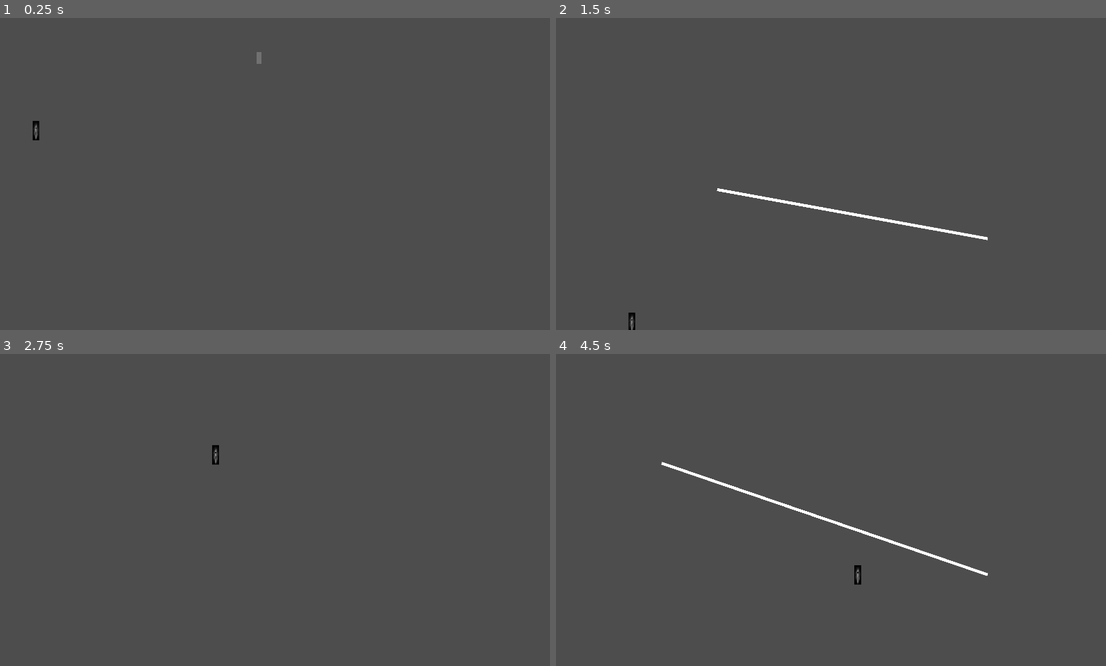
Above: before the commit, frames 1-4 (two rows, left to right).
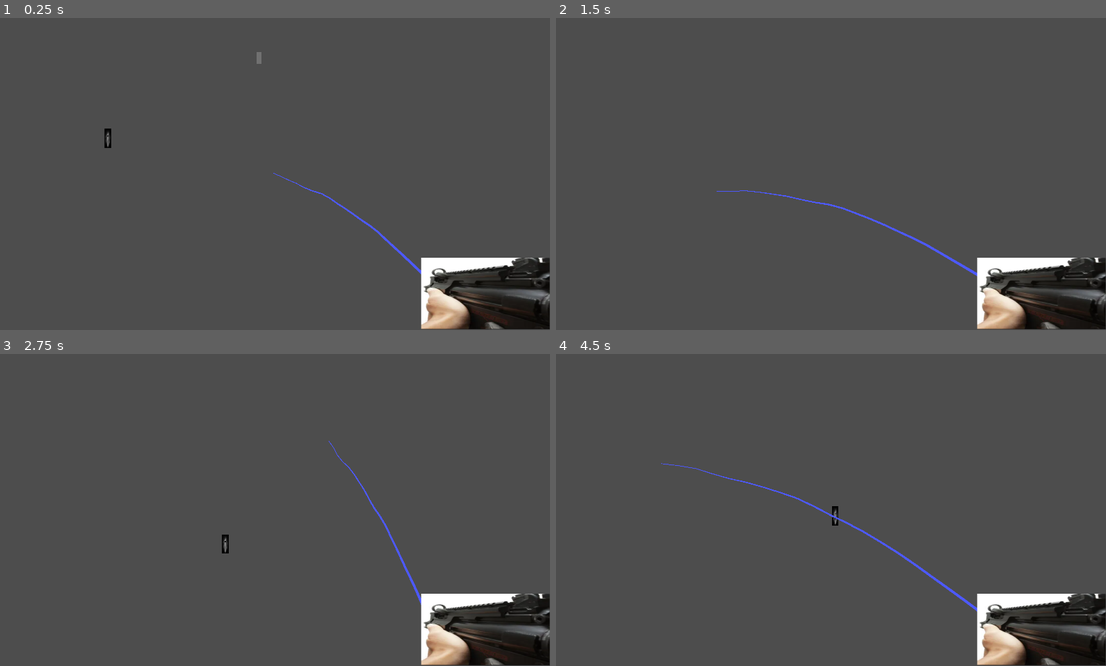
Above: after the commit, the same moments.

Repository: ChoppingChungy/spirit-game
Game: Godot game, scene res://src/scenes/main_game.tscn
The game is run twice, just before and just after one commit, with the same random seed, the same clock (stepped at 60 frames per second) and the same inputs.
Inputs (mouse positions are in pixels of both pictures, inside the frame that each line leads up to):
- Up to frame 1 (0.25 s): no input
- Up to frame 2 (1.5 s): move the mouse to (952, 158) at 0.52 s; click (952, 158) at 0.67 s; move the mouse to (715, 189) at 1.27 s; click (715, 189) at 1.42 s
- Up to frame 3 (2.75 s): move the mouse to (330, 441) at 2.02 s; click (330, 441) at 2.17 s
- Up to frame 4 (4.5 s): move the mouse to (798, 572) at 2.77 s; click (798, 572) at 2.92 s; move the mouse to (996, 556) at 3.52 s; click (996, 556) at 3.67 s; move the mouse to (660, 463) at 4.27 s; click (660, 463) at 4.42 s

The runs differ from the first frame. In frame 1, 5.1% of the frame differs, in the area x 5-100%, y 32-100%; in frame 2, 5.6%; in frame 3, 5.1%; in frame 4, 5.8%, in the area x 19-100%, y 34-100%.

Commit message:
watergun v1

Diff:
--- a/src/scenes/main_game.tscn
+++ b/src/scenes/main_game.tscn
@@ -3,6 +3,7 @@
 [ext_resource type="Script" uid="uid://tagx8gfmu3su" path="res://src/scripts/fight_mode.gd" id="1_r3nyt"]
 [ext_resource type="PackedScene" uid="uid://rfsqo1g5h5jc" path="res://src/scenes/watergun.tscn" id="1_wwqub"]
 [ext_resource type="PackedScene" uid="uid://co8xkftb3bsll" path="res://src/scenes/spirit_entity.tscn" id="3_m7syd"]
+[ext_resource type="Texture2D" uid="uid://dsol5uxt1i2yq" path="res://Screenshot 2026-10-11 160132.png" id="4_m7syd"]
 
 [sub_resource type="GDScript" id="GDScript_s7wsd"]
 script/source = "extends Node
@@ -42,5 +43,13 @@
 offset_bottom = 158.0
 color = Color(0.7411765, 0.7411765, 0.7411765, 0.32156864)
 
+[node name="TextureRect" type="TextureRect" parent="FightMode/CanvasLayer" unique_id=1400416890]
+offset_left = 1475.0001
+offset_top = 830.0
+offset_right = 1907.0001
+offset_bottom = 1245.0
+scale = Vector2(1.0268308, 0.5956021)
+texture = ExtResource("4_m7syd")
+
 [connection signal="pressure_changed" from="FightMode" to="FightMode/SpiritEntity" method="_on_fight_mode_pressure_changed"]
 [connection signal="wet" from="FightMode/SpiritEntity" to="FightMode" method="_on_spirit_entity_wet"]
--- a/src/scenes/spirit_entity.tscn
+++ b/src/scenes/spirit_entity.tscn
@@ -13,7 +13,7 @@
 var panic = 0.5 # How strongly pressure increases difficulty
 var accel_mult = 1.5 # How quickly speed returns to base speed
 
-var move_interval = 2 # base Average time between moves
+var move_interval = 0.25 # base Average time between moves
 var move_timer = 0 #live timer the ghost uses
 var turn_timer = 0#timer used to for turns
 var turn_speed = 0#speed for turns
--- a/src/scenes/watergun.tscn
+++ b/src/scenes/watergun.tscn
@@ -6,7 +6,39 @@
 @onready var muzzle: Marker2D = $Muzzle
 @onready var stream: Line2D = $Stream
 
+func update_water(mouse: Vector2):
+	var start = muzzle.global_position
+	var end = mouse
+	var point_count = 20
 
+	var direction = (end - start).normalized()
+	var perpendicular = Vector2(-direction.y, direction.x)
+
+	var distance = start.distance_to(end)
+	var arc_strength = distance * 0.08
+
+	stream.clear_points()
+
+	for i in range(point_count):
+		var t = float(i) / float(point_count - 1)
+		var point = start.lerp(end, t)
+
+		# Arc
+		var arc = sin(t * PI)
+		point.y -= arc * arc_strength
+
+		# Small water oscillation
+		var time = Time.get_ticks_msec() * 0.012
+		var wave = (
+			sin(t * 20.0 + time) * 4.0
+			+ sin(t * 37.0 - time * 1.4) * 2.0
+		)
+
+		point += perpendicular * wave * t
+
+		stream.add_point(
+			stream.to_local(point)
+		)
 # Called when the node enters the scene tree for the first time.
 func _ready() -> void:
 	pass # Replace with function body.
@@ -16,25 +48,24 @@
 func _process(delta: float) -> void:
 	var mouse = get_global_mouse_position()
 	hit_box.global_position = mouse
+	update_water(mouse)
 
 
 
-	if Input.is_mouse_button_pressed(MOUSE_BUTTON_LEFT):
-		stream.clear_points()
-		stream.add_point(stream.to_local(muzzle.global_position))
-		stream.add_point(stream.to_local(mouse))
-	else:
-		stream.clear_points()
 
 "
 
 [sub_resource type="CircleShape2D" id="CircleShape2D_64jkt"]
 
+[sub_resource type="Curve" id="Curve_m10at"]
+_data = [Vector2(0.011952192, 1), 0.0, 0.0, 0, 0, Vector2(0.07171315, 0.90082645), 0.0, 0.0, 0, 0, Vector2(0.20717129, 0.8016529), 0.0, 0.0, 0, 0, Vector2(0.38645416, 0.661157), 0.0, 0.0, 0, 0, Vector2(0.5338645, 0.59504133), 0.0, 0.0, 0, 0, Vector2(0.72509956, 0.42975205), 0.0, 0.0, 0, 0, Vector2(0.9163346, 0.23966944), 0.0, 0.0, 0, 0, Vector2(1, 0.21487606), 0.0, 0.0, 0, 0]
+point_count = 8
+
 [node name="WaterGun" type="Node2D" unique_id=102644220 groups=["watergun"]]
 script = SubResource("GDScript_5omm6")
 
 [node name="Muzzle" type="Marker2D" parent="." unique_id=116020614]
-position = Vector2(1514, 764)
+position = Vector2(1496, 899)
 
 [node name="HitBox" type="Area2D" parent="." unique_id=269650320 groups=["watergun"]]
 
@@ -44,3 +75,6 @@
 shape = SubResource("CircleShape2D_64jkt")
 
 [node name="Stream" type="Line2D" parent="." unique_id=1233602489]
+points = PackedVector2Array(849, -173)
+width_curve = SubResource("Curve_m10at")
+default_color = Color(0.3019608, 0.34901962, 1, 1)
Binary file added: Screenshot 2026-10-11 160132.png
Not shown, added: Screenshot 2026-10-11 160132.png.import
